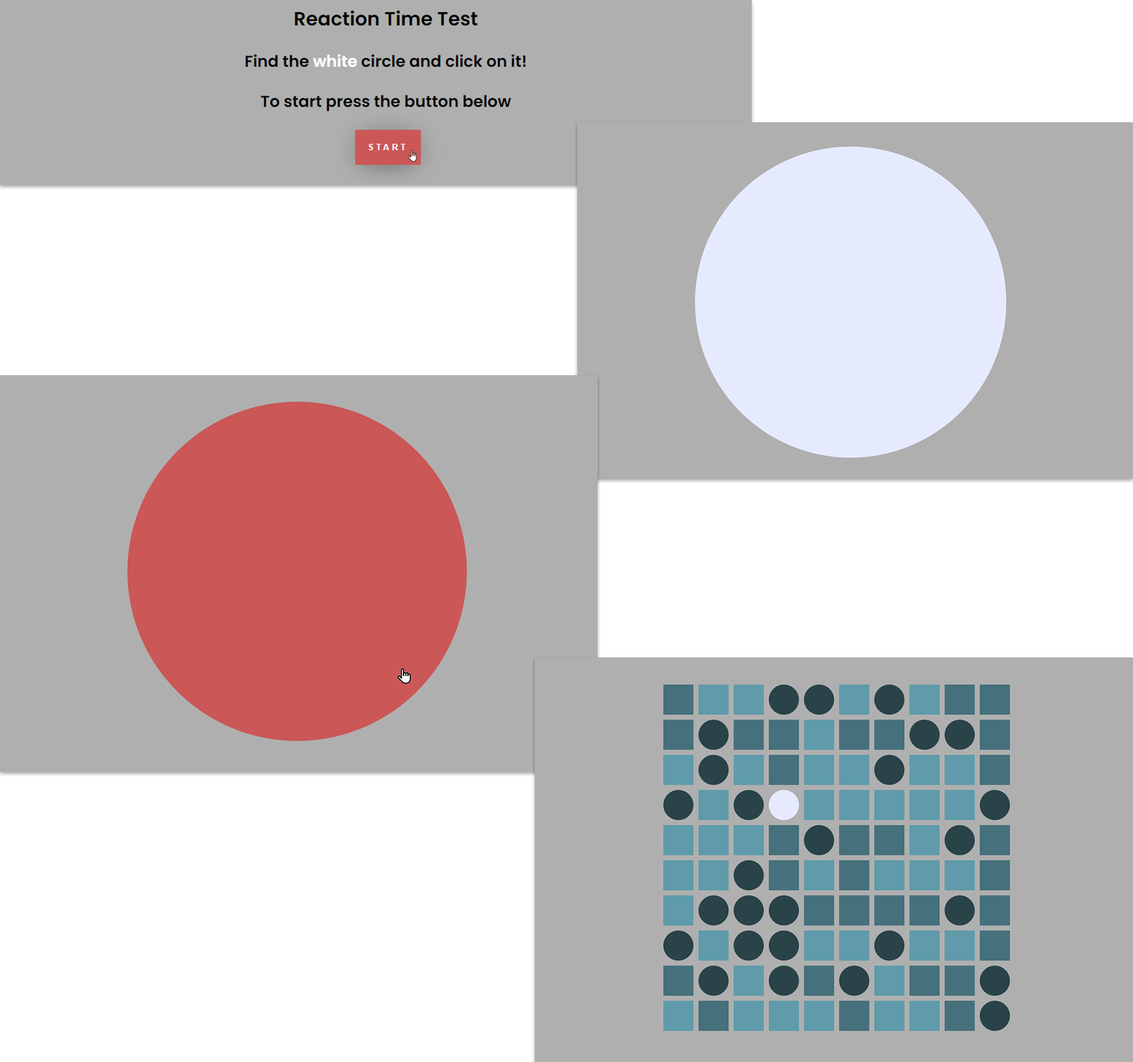
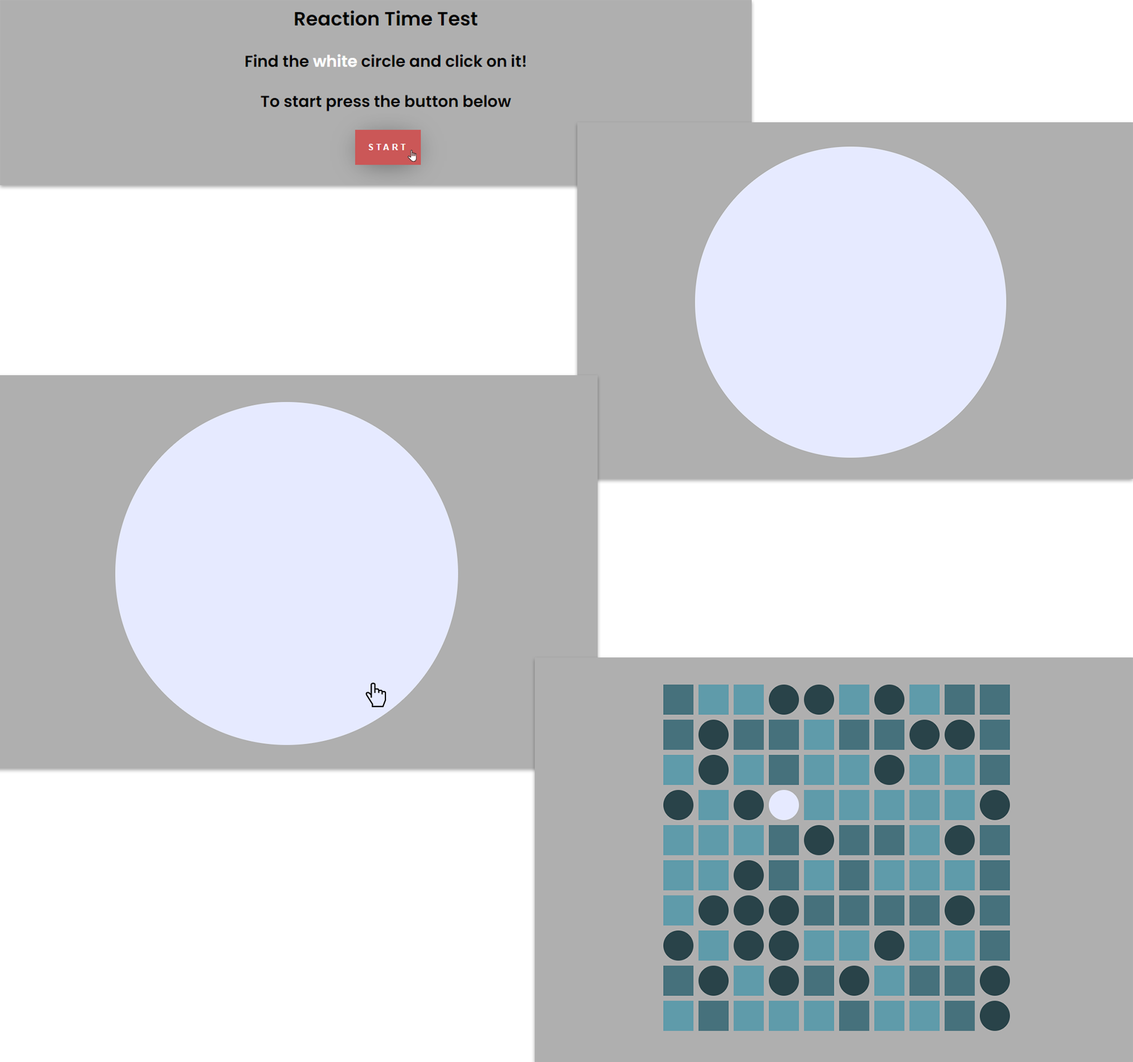
Revision of a layered 1133 × 1062 image; what changed, layer by layer:
added layer "57-577378_mouse-cursors-png-transparent-hand-pointer-png-png" above "2 copy" over [365, 682, 387, 708]
renamed "3_withpointer" to "2 copy", painted on it over [0, 375, 536, 773]
